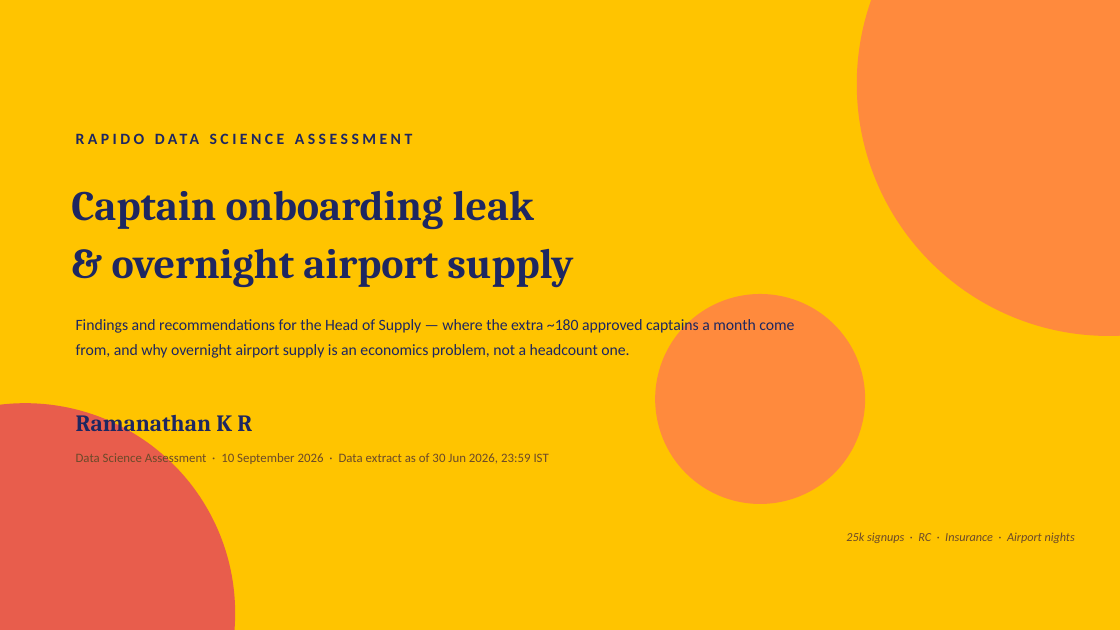
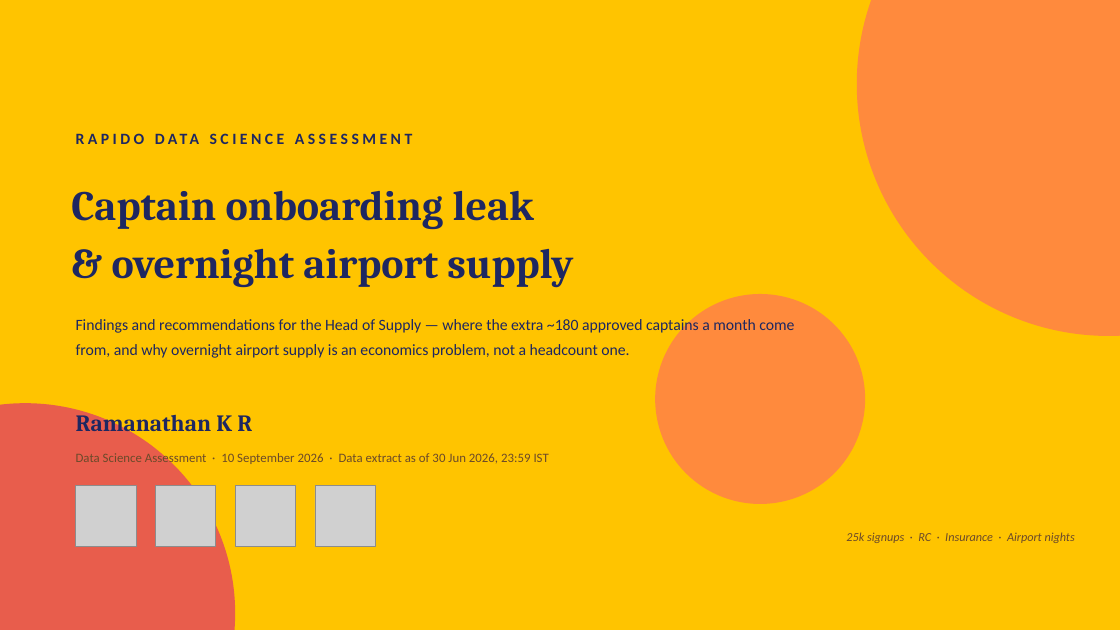
Before and after one commit to KRRamanathan/Project_R, a slide deck: slide 1 of DECK.pptx. Drawn at 1120x630 pixels with LibreOffice and Linux fonts; fonts in the diff are those of the drawing; grey boxes stand for pictures. Boxes give left, top, right and bottom in pixels: in the first picture for what was removed or moved away, otherwise in the second. Text is boxed around its words. In the diff, an @@ line names an element or a change of style, - is before the commit and + after.

```diff
--- a/DECK.pptx
+++ b/DECK.pptx
@@ picture added at <box>76,486,136,546</box> @@
@@ picture added at <box>155,486,216,546</box> @@
@@ picture added at <box>235,486,296,546</box> @@
@@ picture added at <box>315,486,376,546</box> @@
```
Also in this commit, not shown: 2 other slides changed, 7 other files.
